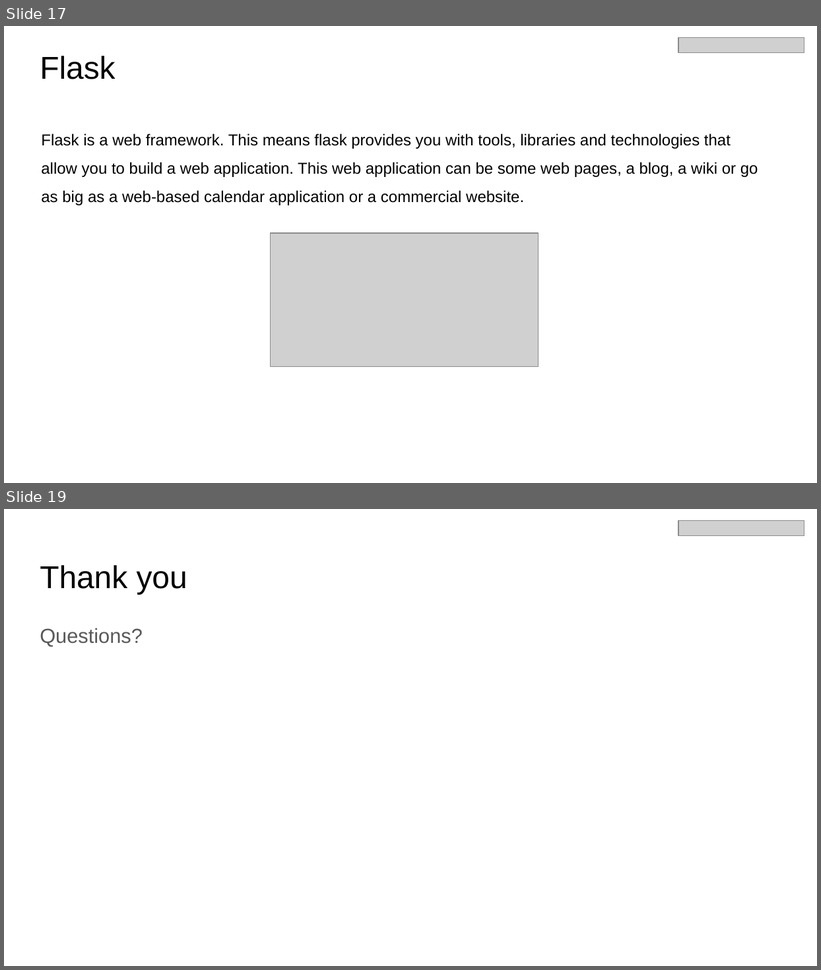
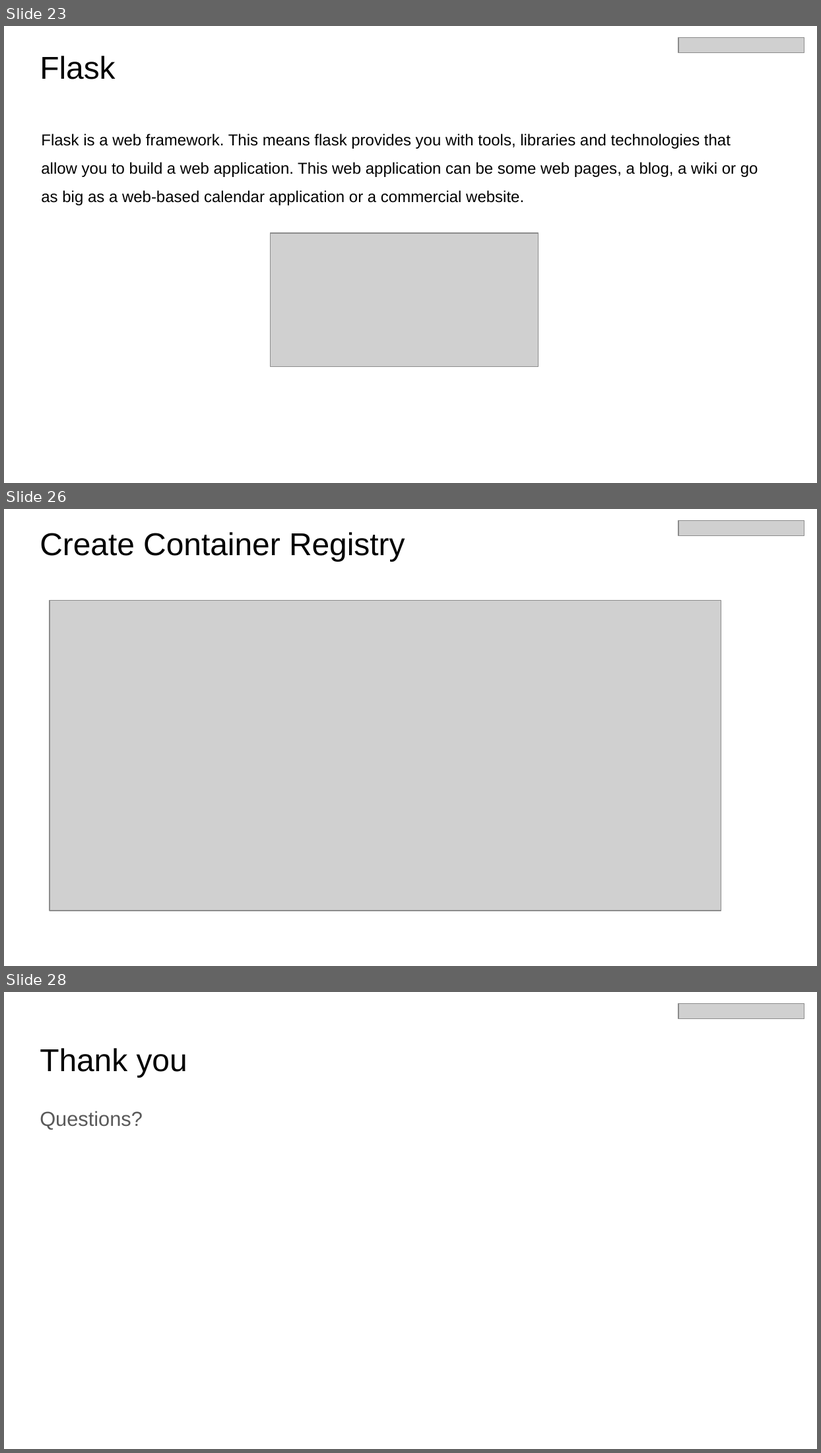
Before and after one commit to pycaret/pycaret-demo-td, a slide deck: Introducing PyCaret 2.0 - July 28 2020.pptx. Shown one above the other, each under a label of ours: slides 17 and 19 before the commit, slides 23, 26 and 28 after it; the slides between them are not shown. The pictures are 821x970 and 821x1453 pixels, drawn with LibreOffice and Linux fonts; fonts in the diff are those of the drawing; grey boxes stand for pictures. Boxes give left, top, right and bottom in pixels: in the first picture for what was removed or moved away, otherwise in the second. Text is boxed around its words. In the diff, an @@ line names an element or a change of style, - is before the commit and + after.

```diff
--- a/Introducing PyCaret 2.0 - July 28 2020.pptx
+++ b/Introducing PyCaret 2.0 - July 28 2020.pptx
@@ slide 26 added at bbox=[4, 509, 817, 966], background #FFFFFF @@
@@ picture added at bbox=[679, 520, 805, 536] @@
@@ title added at bbox=[40, 532, 405, 561], 28 pt, text #000000 @@
+Create Container Registry
@@ picture added at bbox=[50, 601, 721, 912] @@
@@ what was slide 17 is now slide 23 @@
@@ what was slide 19 is now slide 28 @@
```
Also in this commit, not shown: 2 slides changed, 8 other slides added, 9 other files.
